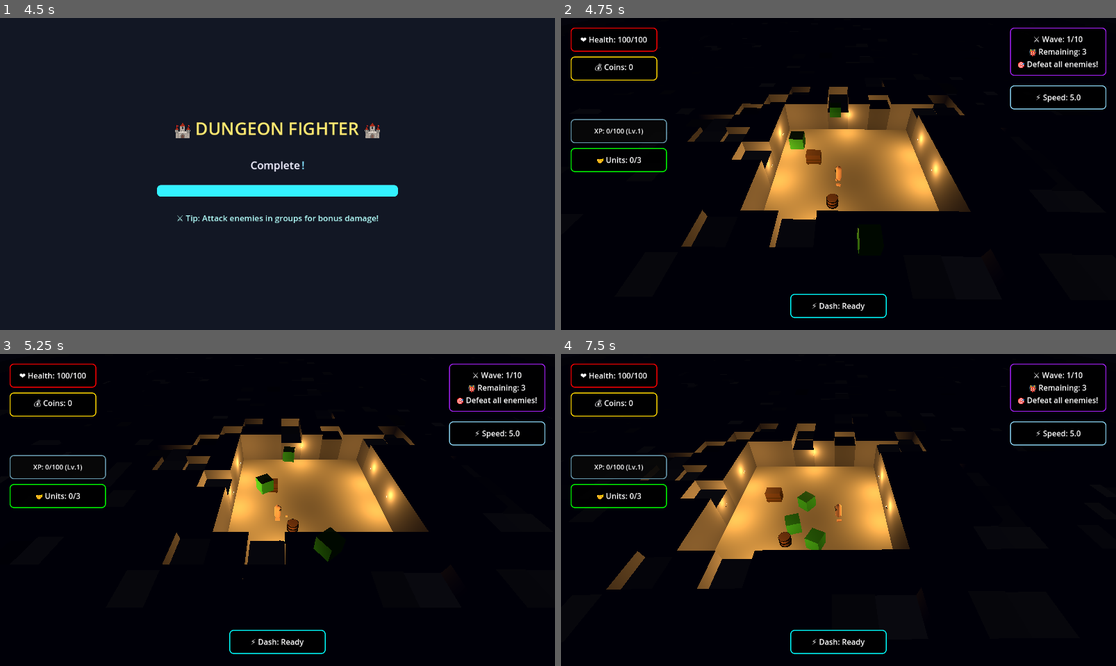
Above: before the commit, frames 1-4 (two rows, left to right).
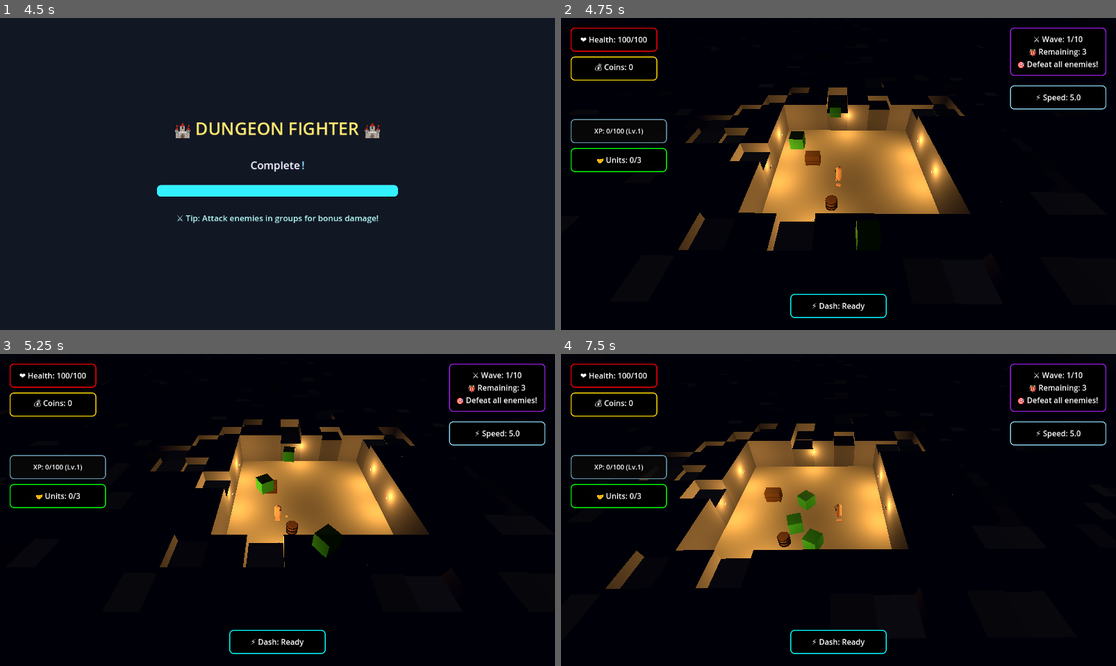
Above: after the commit, the same moments.

Repository: thaner66666666/game-1
Game: Godot game, scene res://Scenes/main.tscn
Same seed, same stepped clock (60 frames per second), same inputs: the game is played once before the commit and once after it.
Inputs (mouse positions are in pixels of both pictures, inside the frame that each line leads up to):
- Up to frame 1 (4.5 s): tap Enter (ui_accept) at 0.5, 0.77, 1.52, 3.02, 3.5, 3.77, 4.25 s; move the mouse to (399, 158) at 0.52 s; press the mouse at (399, 158) at 0.53 s; hold D (move_right) 0.53-1.28 s; move the mouse to (166, 189) at 1.27 s; release the mouse at (166, 189) at 1.28 s; hold S (move_down) 1.28-2.03 s; click (166, 189) at 1.35 s; move the mouse to (333, 105) at 2.02 s; press the mouse at (333, 105) at 2.03 s; hold D (move_right) 2.03-2.78 s; tap Space (dash) at 2.1 s; move the mouse to (249, 236) at 2.77 s; release the mouse at (249, 236) at 2.78 s; hold W (move_up) 2.78-3.53 s; tap Q (drop_weapon) at 2.85 s; click (249, 236) at 3.05 s; move the mouse to (444, 220) at 3.52 s; hold E (interaction) 3.53-4.28 s; hold A (move_left) from 3.53 s (still down); click (444, 220) at 3.8 s; move the mouse to (111, 127) at 4.27 s; click (111, 127) at 4.35 s
- Up to frame 2 (4.75 s): keep holding A (move_left); tap Enter (ui_accept) at 4.52 s
- Up to frame 3 (5.25 s): move the mouse to (305, 510) at 5.02 s; release A (move_left) at 5.03 s; press the mouse at (305, 510) at 5.03 s; hold S (move_down) from 5.03 s (still down)
- Up to frame 4 (7.5 s): move the mouse to (755, 432) at 5.77 s; release S (move_down) at 5.78 s; release the mouse at (755, 432) at 5.78 s; hold D (move_right) 5.78-6.53 s; tap Space (dash) at 5.85 s; tap Enter (ui_accept) at 6.02, 6.77 s; click (755, 432) at 6.05 s; move the mouse to (960, 494) at 6.52 s; press the mouse at (960, 494) at 6.53 s; hold W (move_up) 6.53-7.28 s; tap Q (drop_weapon) at 6.6 s; move the mouse to (727, 525) at 7.27 s; release the mouse at (727, 525) at 7.28 s; hold D (move_right) from 7.28 s (still down); tap E (interaction) at 7.35 s

Frame 1 is identical in both runs. In frame 2, 1.4% of the frame differs, in the area x 21-80%, y 20-76%; in frame 3, 1.3%; in frame 4, 1.0%.

Commit message:
Update MCP server for project path and Godot 4.x support
Hardcode the project root for Thane's setup in godot-mcp-server.js and improve logging. Update GDScript and scene handling for Godot 4.x compatibility and best practices. Add startmcpserver.bat for easier server startup with correct environment. Minor changes to torch.tscn transform and ally.gd damage number display.

Diff:
--- a/Scenes/torch.tscn
+++ b/Scenes/torch.tscn
@@ -20,5 +20,5 @@
 omni_range = 8.0
 
 [node name="CollisionShape3D" type="CollisionShape3D" parent="."]
-transform = Transform3D(1, 0, 0, 0, 1, 0, 0, 0, 1, 0, 0.519165, 0)
+transform = Transform3D(1.00001, 0, 0, 0, 0.138574, 0, 0, 0, 1.00001, 0, 0.259847, -0.0617565)
 shape = SubResource("CylinderShape3D_beu3c")
--- a/allies/ally.gd
+++ b/allies/ally.gd
@@ -182,9 +182,9 @@
 		var forward_lean = sin(body_waddle_time * 0.5) * 0.01  # Minimal lean
 		body_node.position = body_original_pos + Vector3(sway, bob, forward_lean)
 
-func take_damage(amount: int, source = null):
+func take_damage(amount: int, _source = null):
 	if get_tree().get_first_node_in_group("damage_numbers"):
-		get_tree().get_first_node_in_group("damage_numbers").show_damage(amount, self, Color(1,0,0))
+		get_tree().get_first_node_in_group("damage_numbers").show_damage(amount, self, "normal")
 	_flash_red()
 	# ...existing health/damage logic here...
 
Not shown, added: mcp-server/New Text Document.TXT
Not shown, changed: mcp-server/godot-mcp-server.js
Not shown, added: mcp-server/startmcpserver.bat
